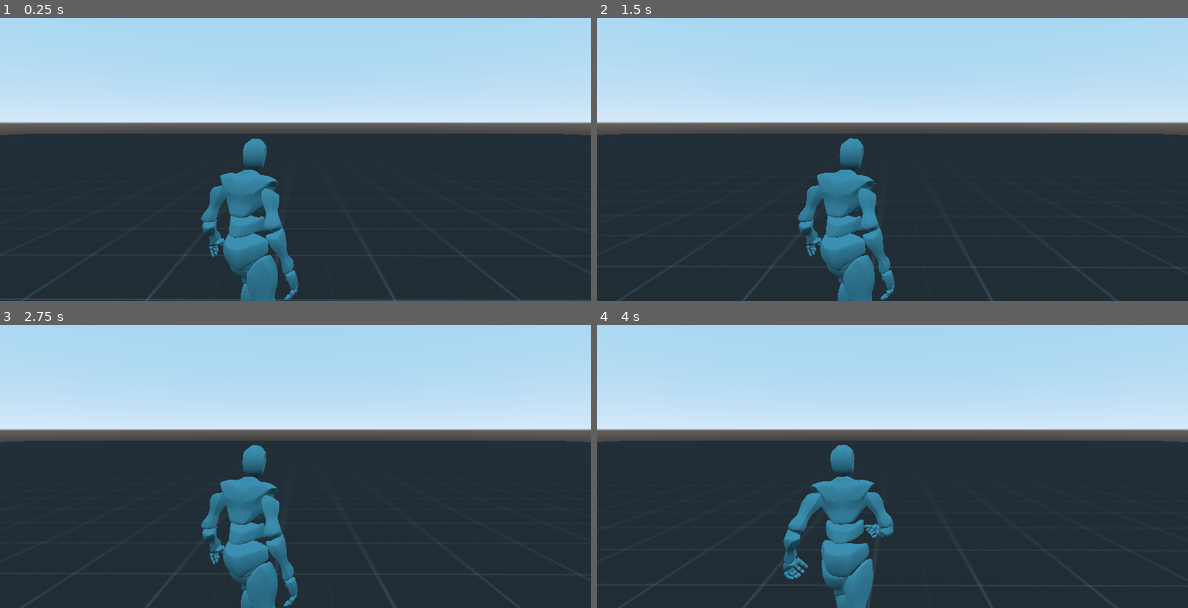
Above: before the commit, frames 1-4 (two rows, left to right).
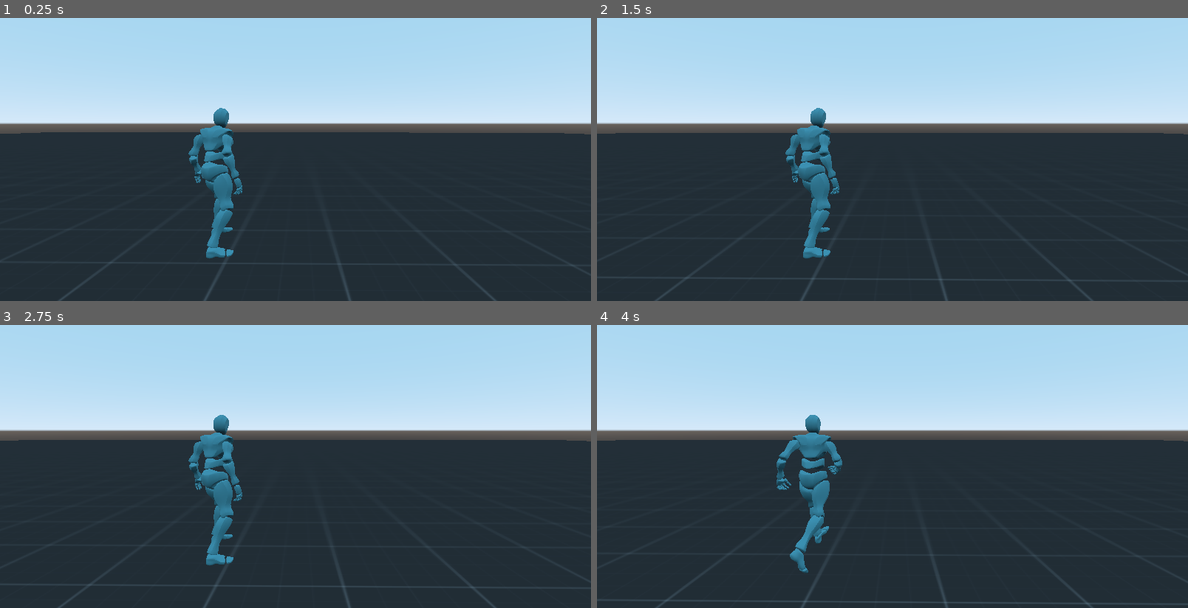
Above: after the commit, the same moments.

Repository: Nayandin77/tps_template
Game: Godot game, scene res://scenes/Main.tscn
Same seed, same stepped clock (60 frames per second), same inputs: the game is played once before the commit and once after it.
Inputs (mouse positions are in pixels of both pictures, inside the frame that each line leads up to):
- Up to frame 1 (0.25 s): no input
- Up to frame 2 (1.5 s): move the mouse to (1022, 111) at 0.52 s; click (1022, 111) at 0.67 s; tap Space (ui_select) at 0.77 s; drag from (774, 145) to (862, 196) at 1.27 s
- Up to frame 3 (2.75 s): move the mouse to (354, 358) at 2.02 s; click (354, 358) at 2.17 s
- Up to frame 4 (4 s): drag from (862, 503) to (715, 384) at 2.77 s; move the mouse to (1069, 486) at 3.52 s; click (1069, 486) at 3.67 s; tap Space (ui_select) at 3.77 s

The runs differ from the first frame. In frame 1, 7.4% of the frame differs, in the area x 0-100%, y 31-100%; in frame 2, 7.1%; in frame 3, 7.1%; in frame 4, 7.6%.

Commit message:
fixed typo in Camera script, Set camera to follow a certain pos

Diff:
--- a/scenes/Main.tscn
+++ b/scenes/Main.tscn
@@ -25,7 +25,7 @@
 
 [sub_resource type="Resource" id=7]
 script = ExtResource( 5 )
-target_offset = Vector3( 0, 0, 0 )
+target_offset = Vector3( -1, 1.5, -3 )
 rotation = Vector3( 0, 0, 0 )
 pitch_limit = Vector2( 0, 0 )
 anchor_offset = Vector3( 0, 0, 0 )
@@ -79,7 +79,7 @@
 transform = Transform( 1, 0, 0, 0, 1, 0, 0, 0, 1, 0, 0.263888, 3.8165 )
 
 [node name="Camera" type="Camera" parent="."]
-transform = Transform( -1, 1.11444e-07, -3.06191e-07, -7.53194e-08, 0.835184, 0.549971, 3.17017e-07, 0.549971, -0.835184, -0.344731, 2.08178, 2.0604 )
+transform = Transform( -1, 1.11444e-07, -3.06191e-07, -7.53194e-08, 0.835184, 0.549971, 3.17017e-07, 0.549971, -0.835184, -0.344731, 2.38547, 1.59845 )
 script = ExtResource( 4 )
 target = NodePath("../KinematicBody")
 setup = SubResource( 7 )
--- a/scripts/Camera.gd
+++ b/scripts/Camera.gd
@@ -22,7 +22,7 @@
 	target_offset = target_offset.rotated(Vector3.UP, setup.rotation.y)
 	look_at = look_at.rotated(Vector3.UP, setup.rotation.y)
 	target_offset = target_offset.rotated(up_down_axis, setup.rotation.x)
-	look_at = look_at.rotated(up_down_axis, setup.rotation.y)
+	look_at = look_at.rotated(up_down_axis, setup.rotation.x)
 
 	self.transform.origin += target_offset
 	self.look_at(look_at, Vector3.UP)
